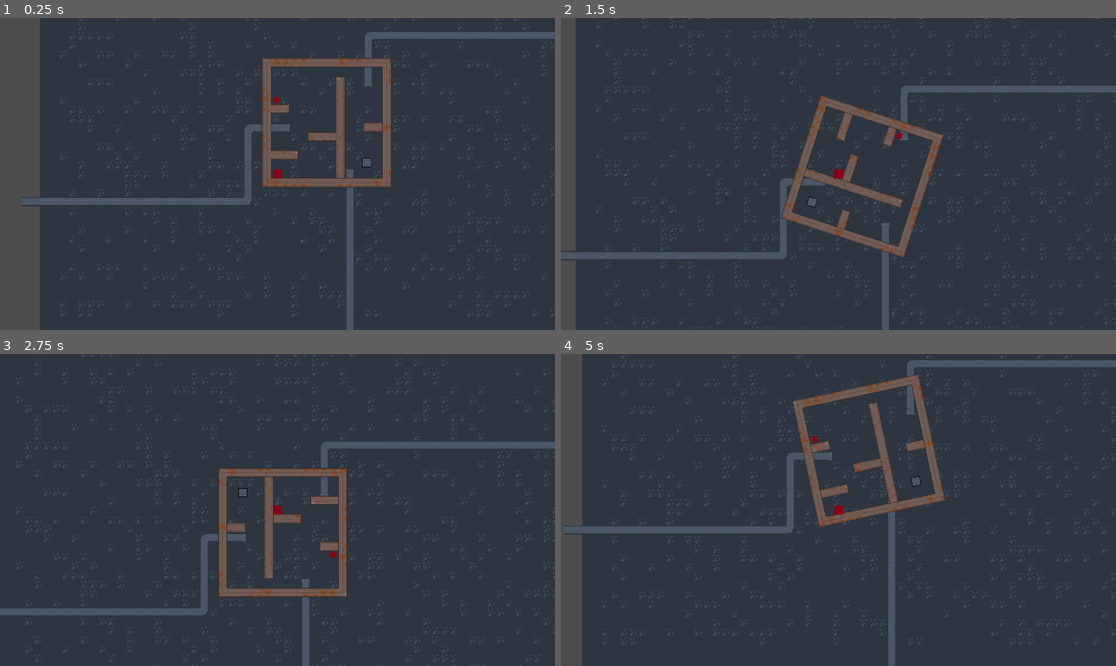
Above: before the commit, frames 1-4 (two rows, left to right).
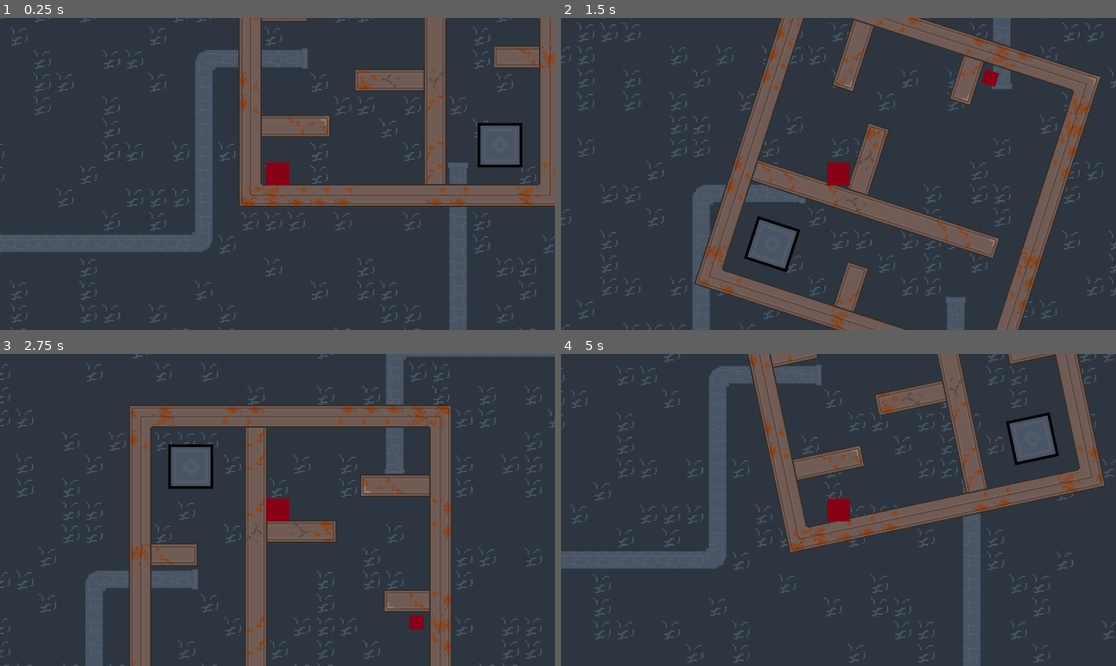
Above: after the commit, the same moments.

Repository: aaravrhino/YGDAGameJam26
Game: Godot game, scene res://scenes/game.tscn
The game is run twice, just before and just after one commit, with the same random seed, the same clock (stepped at 60 frames per second) and the same inputs.
Inputs:
- Up to frame 1 (0.25 s): no input
- Up to frame 2 (1.5 s): tap Enter at 0.5 s; hold C (test_turn) 0.53-1.28 s; hold Right (move_right) from 0.53 s (still down); tap Space (action_jump) at 0.77 s; tap C (test_turn) at 1.35 s
- Up to frame 3 (2.75 s): tap Space (action_jump) at 1.52 s; release Right (move_right) at 2.03 s; hold Left (move_left) from 2.03 s (still down); hold C (test_turn) from 2.03 s (still down)
- Up to frame 4 (5 s): tap Space (action_jump) at 2.75, 3.02, 3.77, 4.52 s; release Left (move_left) at 2.78 s; release C (test_turn) at 2.78 s; hold Right (move_right) 2.78-4.28 s; tap C (test_turn) at 2.85, 4.35 s; hold C (test_turn) 3.53-4.28 s; hold Left (move_left) from 4.28 s (still down)

The runs differ from the first frame. In frame 1, 32% of the frame differs, in the area x 0-100%, y 0-100%; in frame 2, 31%; in frame 3, 27%; in frame 4, 29%.

Commit message:
Made Door Animation and Player Drag

Diff:
--- a/ygda-game-jam-26/scenes/door.tscn
+++ b/ygda-game-jam-26/scenes/door.tscn
@@ -32,7 +32,7 @@
 [ext_resource type="Texture2D" uid="uid://ct7cwwlpnful3" path="res://assets/Door/pixilart-frames (2)/pixil-frame-28.png" id="29_byi8a"]
 
 [sub_resource type="RectangleShape2D" id="RectangleShape2D_tv3bi"]
-size = Vector2(16, 16)
+size = Vector2(30, 30)
 
 [sub_resource type="SpriteFrames" id="SpriteFrames_tv3bi"]
 animations = [{
@@ -132,7 +132,7 @@
 "duration": 1.0,
 "texture": ExtResource("29_byi8a")
 }],
-"loop": 1,
+"loop": 0,
 "name": &"open",
 "speed": 5.0
 }]
@@ -146,7 +146,10 @@
 shape = SubResource("RectangleShape2D_tv3bi")
 
 [node name="AnimatedSprite2D" type="AnimatedSprite2D" parent="." unique_id=39474084]
+position = Vector2(-2.2737368e-13, -2.2737368e-13)
+scale = Vector2(1.9375, 1.9375)
 sprite_frames = SubResource("SpriteFrames_tv3bi")
-animation = &"open"
+animation = &"idle"
 
 [connection signal="body_entered" from="." to="." method="_on_body_entered"]
+[connection signal="animation_finished" from="AnimatedSprite2D" to="." method="_on_animated_sprite_2d_animation_finished"]
--- a/ygda-game-jam-26/scenes/player.tscn
+++ b/ygda-game-jam-26/scenes/player.tscn
@@ -19,4 +19,4 @@
 shape = SubResource("RectangleShape2D_g2els")
 
 [node name="Camera2D" type="Camera2D" parent="." unique_id=564217212]
-zoom = Vector2(2, 2)
+zoom = Vector2(5, 5)
--- a/ygda-game-jam-26/scripts/door.gd
+++ b/ygda-game-jam-26/scripts/door.gd
@@ -2,13 +2,20 @@
 
 @onready var Anime : AnimatedSprite2D = $AnimatedSprite2D
 var player_can_interact = false
+var door_opened = false
 
 func _process(delta: float) -> void:
-	if not player_can_interact:
+	if not player_can_interact and not door_opened:
 		Anime.play("idle")
 
 func _on_body_entered(body: Node2D) -> void:
-	if body.is_in_group("player"):
+	if body.is_in_group("player") and not door_opened:
 		player_can_interact = true
 		print("player entered")
 		Anime.play("open")
+		door_opened = true
+		var tween = get_tree().create_tween()
+		tween.tween_property(body, "global_position", global_position, 6)
+		tween.tween_property(body, "global_position", global_position, 2)
+		await get_tree().create_timer(8).timeout
+		get_tree().reload_current_scene()
